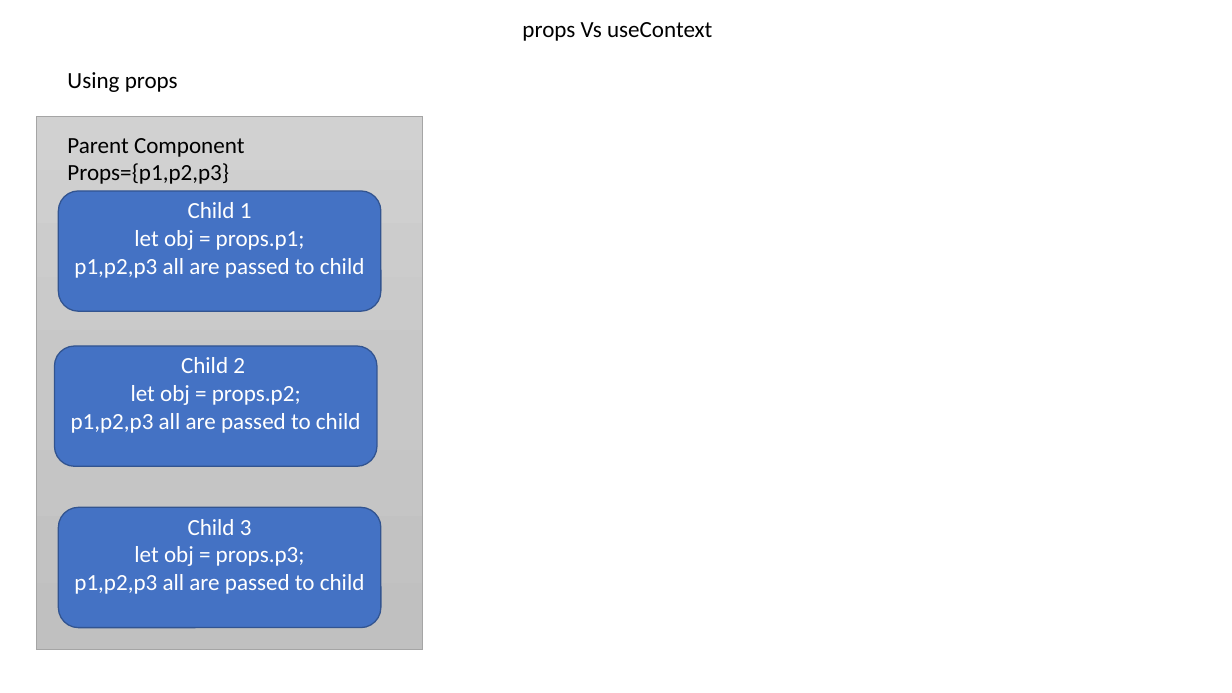
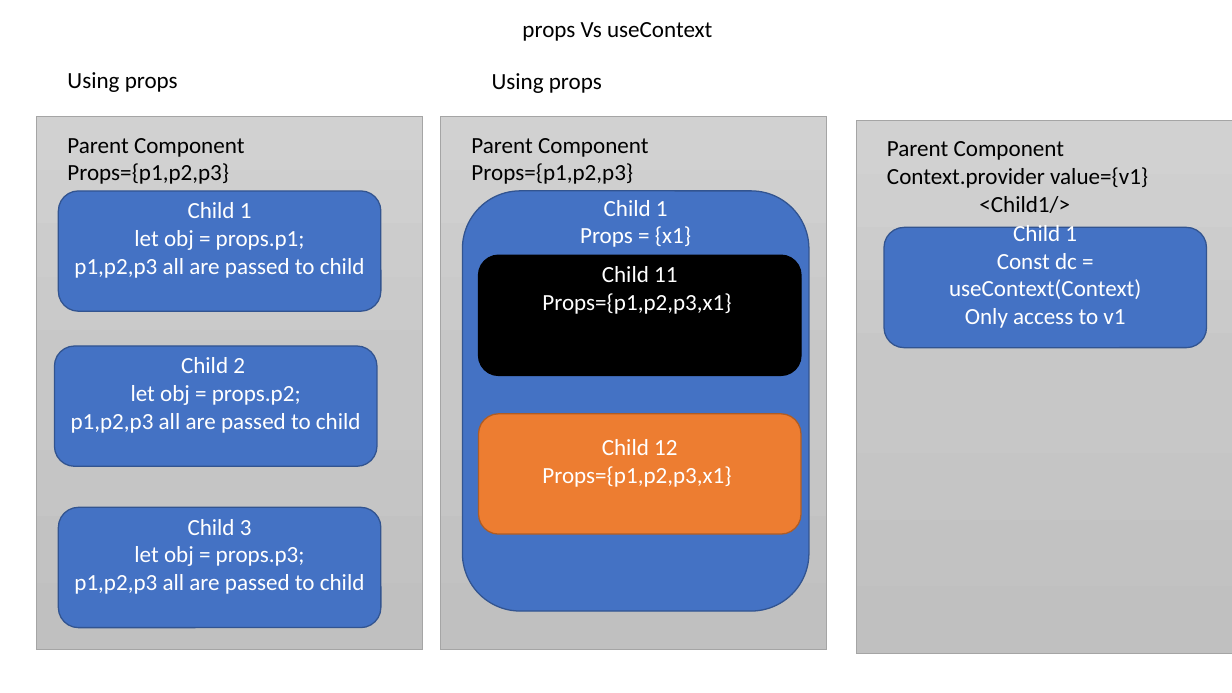
Before and after one commit to maheshsabnis/react-sigtedge, a slide deck: slide 5 of Notes_Images.pptx. Drawn at 1232x693 pixels with LibreOffice and Linux fonts; fonts in the diff are those of the drawing. Boxes give left, top, right and bottom in pixels: in the first picture for what was removed or moved away, otherwise in the second. Text is boxed around its words. In the diff, an @@ line names an element or a change of style, - is before the commit and + after.

```diff
--- a/Notes_Images.pptx
+++ b/Notes_Images.pptx
@@ text added at [492, 73, 602, 93], 18 pt, text #000000 @@
+Using props
@@ rectangle added at [441, 116, 827, 649], fill gradient #D2D2D2 to #C8C8C8 to #C0C0C0, outline #A5A5A5 0.5 pt @@
@@ text added at [471, 138, 648, 184], 18 pt, text #000000 @@
+Parent Component
+Props={p1,p2,p3}
@@ rectangle added at [857, 120, 1232, 653], fill gradient #D2D2D2 to #C8C8C8 to #C0C0C0, outline #A5A5A5 0.5 pt @@
@@ text added at [887, 141, 1148, 213], 18 pt, text #000000 @@
+Parent Component
+Context.provider value={v1}
+<Child1/>
@@ rounded rectangle added at [462, 191, 809, 612], fill #4472C4, outline #325491 1 pt, 18 pt, text #FFFFFF @@
+Child 1
+Props = {x1}
@@ rounded rectangle added at [884, 227, 1207, 348], fill #4472C4, outline #325491 1 pt, 18 pt, text #FFFFFF @@
+Child 1
+Const dc = useContext(Context)
+Only access to v1
@@ rounded rectangle added at [479, 255, 801, 375], fill #000000, outline #000000 1 pt, 18 pt, text #FFFFFF @@
+Child 11
+Props={p1,p2,p3,x1}
@@ rounded rectangle added at [479, 414, 801, 534], fill #ED7D31, outline #AF5C24 1 pt, 18 pt, text #FFFFFF @@
+Child 12
+Props={p1,p2,p3,x1}
```
Also in this commit, not shown: 11 other files.
